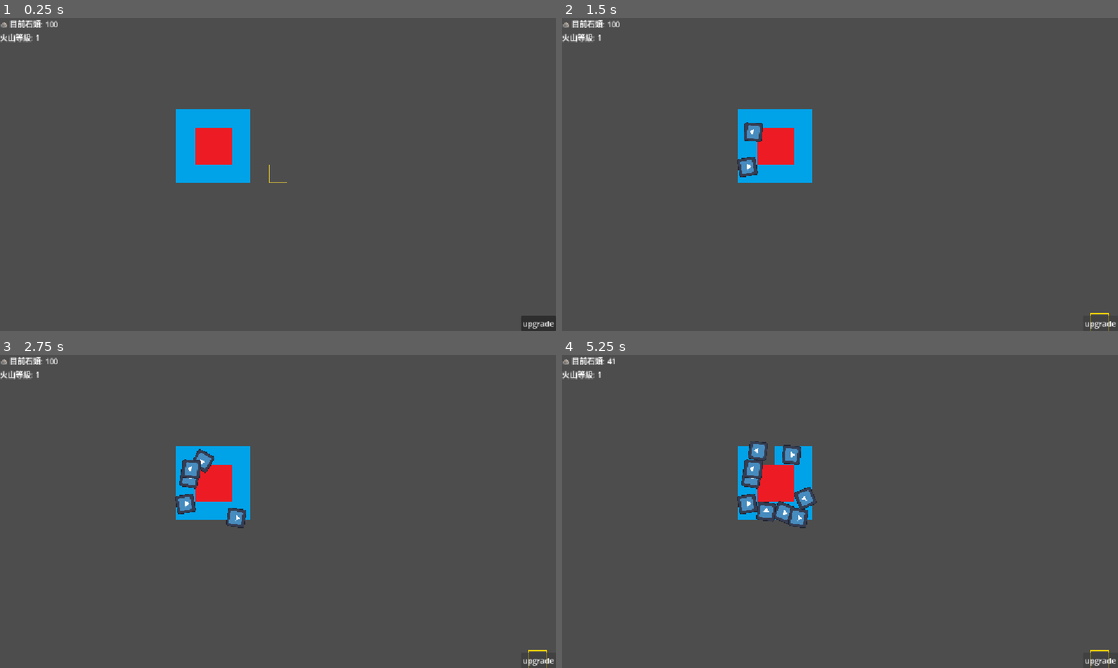
Above: before the commit, frames 1-4 (two rows, left to right).
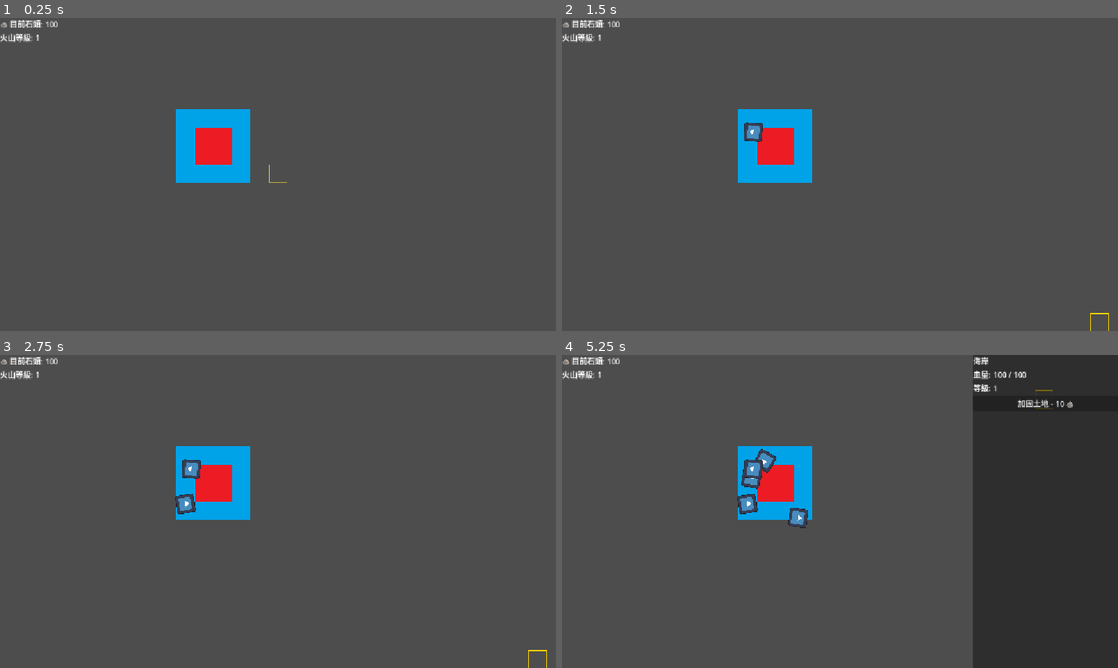
Above: after the commit, the same moments.

Repository: LeoTengAMao/GameJam2026
Game: Godot game, scene res://Tscn/MapManager.tscn
Two runs of this game, one before a commit and one after it. Both use one fixed random seed, a clock stepped at 60 frames per second and the inputs below. The engine's default icon, where the game draws it, is replaced by a stand-in: a white triangle on a blue panel in a dark square.
Inputs (mouse positions are in pixels of both pictures, inside the frame that each line leads up to):
- Up to frame 1 (0.25 s): no input
- Up to frame 2 (1.5 s): click (1101, 324) at 0.5 s, where only the run before the commit has a clickable "upgrade"; click (1101, 324) at 1.25 s, where only the run before the commit has a clickable "upgrade"
- Up to frame 3 (2.75 s): click (539, 661) at 2 s, where only the run before the commit has a clickable "upgrade"
- Up to frame 4 (5.25 s): move the mouse to (762, 461) at 2.77 s; click (762, 461) at 2.92 s; click "upgrade" (after the commit: "加固土地 - 10 🪨") at 3.5 s; click "upgrade" (after the commit: "加固土地 - 10 🪨") at 4.25 s; click "upgrade" (after the commit: "加固土地 - 10 🪨") at 5 s

The runs differ from the first frame. In frame 1, 0.3% of the frame differs, in the area x 93-100%, y 95-100%; in frame 2, 0.3%; in frame 3, 0.5%; in frame 4, 27%, in the area x 8-100%, y 0-100%.

Commit message:
Sidebar 更新
Sidebar 的按鈕目前沒有效果

Diff:
--- a/Script/EventManager.gd
+++ b/Script/EventManager.gd
@@ -12,8 +12,8 @@
 # 新增：當石頭數量改變時，用來通知 UI 更新畫面的訊號
 signal stone_count_changed(new_amount: int)
 
-# 新增：當玩家按下升級按鈕時發射 (參數：升級的類型，例如 "volcano")
-signal upgrade_requested(type: String)
+# 原本只有 type，現在加上 upgrade_id 告訴系統具體買了哪一招
+signal upgrade_requested(target_type: String, upgrade_id: String)
 
 # 新增：當升級成功後，通知大家目前的等級與數值
 signal volcano_upgraded(level: int, current_hp: int, max_hp: int)
@@ -31,3 +31,5 @@
 signal command_destroy_land(pos: Vector2i)
 
 signal on_cell_selected(data: Dictionary)
+
+signal close_ui_requested
--- a/Script/GenerateRock/GenerateArea.gd
+++ b/Script/GenerateRock/GenerateArea.gd
@@ -1,5 +1,5 @@
 # GenerateArea.gd
-@tool
+
 extends Node2D
 class_name GenerateArea
 
--- a/Script/MapManager.gd
+++ b/Script/MapManager.gd
@@ -32,8 +32,11 @@
 # 🌟 新增：抓住選取框層
 @onready var selection_tilemap: TileMapLayer = $SelectionLayer
 
-# 🌟 新增：記錄上一次滑鼠指著的網格，優化效能
+#
 var last_hovered_pos: Vector2i = Vector2i(-10000, -10000)
+
+# 🌟 補上這行：記錄玩家現在「點選」了哪一個網格 (給升級系統用的)
+var current_selected_pos: Vector2i = Vector2i(-10000, -10000)
 
 # === 動態侵蝕系統參數 ===
 var erosion_timer: Timer
@@ -81,24 +84,30 @@
 
 func _ready():
 
+	EventManager.upgrade_requested.connect(_on_upgrade_requested)
 	var volcano_core = CellData.new(CellType.VOLCANO, 1000)
 
+	# === 🌟 1. 上帝視角：直接生成初始地形 (免扣錢、免檢查) ===
 	for x in range(-1, 3):
 		for y in range(-1, 3):
 			var pos = Vector2i(x, y)
 
-			# 判斷是否為正中間的 2x2 火山區：(0,0), (0,1), (1,0), (1,1)
 			if x >= 0 and x <= 1 and y >= 0 and y <= 1:
-				# 🌟 2. 創建這格專屬的資料，但把它的 core_data 指向我們剛剛建好的大腦
-				var grid_cell = CellData.new(CellType.VOLCANO, 0) # 這裡本身的血量設為 0 不重要
-				grid_cell.core_data = volcano_core # 建立連結！
+				# 放核心火山區
+				var grid_cell = CellData.new(CellType.VOLCANO, 0)
+				grid_cell.core_data = volcano_core
 				grid_data[pos] = grid_cell
 			else:
-				build_land(pos)
-
-		# 計算並更新海岸線狀態與視覺
+				# 🌟 直接寫入字典，不要呼叫 build_land！
+				# 這樣就不會被接壤規則卡住，也不會扣玩家的石頭
+				grid_data[pos] = CellData.new(CellType.LAND, 100)
+				EventManager.simple_map_data[pos] = "LAND"
+				EventManager.on_create_land.emit(Vector2(pos * 128) + Vector2(128/2, 128/2))
+
+	# === 🌟 2. 全部放好後，一口氣更新海岸線與圖片 ===
 	update_all_coasts()
 	print("4x4 初始地圖與火山生成完畢！")
+
 	selection_tilemap.clear()
 	# ... [你原本的 4x4 與火山生成邏輯] ...
 
@@ -112,32 +121,42 @@
 
 	add_child(erosion_timer) # 把計時器加入場景樹中
 	print("🌊 海洋侵蝕機制已啟動！")
-	# 🔌 監聽升級請求
-	EventManager.upgrade_requested.connect(_on_upgrade_requested)
+
 	# 🔌 監聽外部傳來的「破壞指令」，並綁定到 MapManager 自己的函式
 	EventManager.command_damage_land.connect(damage_land)
 	# 如果你有寫 _destroy_land，也可以這樣接：
 	EventManager.command_destroy_land.connect(_destroy_land)
 
-func _on_upgrade_requested(type: String):
-	if type == "volcano":
-		var volcano_core = grid_data[Vector2i(0,0)].core_data
-
-		# 計算升級費用 (例如：等級 * 50)
-		var cost = volcano_core.level * 50
-
-		# 向銀行申請扣款
+var land_build_cost: int = 5 # MapManager 只需記錄「造陸的標價」
+
+# MapManager.gd 現在的 _on_upgrade_requested 變得超級乾淨
+func _on_upgrade_requested(target_type: String, upgrade_id: String):
+	if current_selected_pos == Vector2i(-10000, -10000): return
+
+	# 火山的升級已經交給 SkillManager 處理了，這裡只管土地！
+	if target_type == "land":
+		var cost = 10
 		if ResourceManager.spend_stones(cost):
-			# 執行升級效果
-			volcano_core.level += 1
-			volcano_core.max_hp += 500  # 每次升級加 500 血量上限
-			volcano_core.current_hp = volcano_core.max_hp # 升級後自動補滿血
-
-			# 廣播升級成功的訊息 (給 UI 更新等級顯示)
-			EventManager.volcano_upgraded.emit(volcano_core.level, volcano_core.current_hp, volcano_core.max_hp)
-			print("🔥 火山升級至等級 %d！上限提升至 %d" % [volcano_core.level, volcano_core.max_hp])
-
-var land_build_cost: int = 5 # MapManager 只需記錄「造陸的標價」
+			var data = grid_data[current_selected_pos]
+			data.max_hp += 100
+			data.current_hp = data.max_hp
+			print("🏝️ 土地已加固！新血量: ", data.max_hp)
+			_refresh_side_panel()
+
+# 🌟 補上這個函式：升級完畢後，呼叫這個讓側邊欄的數字立刻跳動更新
+func _refresh_side_panel():
+	if current_selected_pos == Vector2i(-10000, -10000) or not grid_data.has(current_selected_pos):
+		return
+
+	var data = grid_data[current_selected_pos]
+	var target = data.core_data if data.core_data else data
+	var info = {
+		"type": data.type,
+		"hp": target.current_hp,
+		"max_hp": target.max_hp,
+		"level": target.level if "level" in target else 1
+	}
+	EventManager.on_cell_selected.emit(info)
 
 # 乾淨俐落的造陸函式
 func build_land(pos: Vector2i, starting_hp: int = 100) -> bool:
@@ -146,11 +165,17 @@
 		print("這裡已經有土地了！")
 		return false
 
-	# 2. 🌟 向資源銀行申請扣款
+	# 2. 土地相連
+	if not _is_adjacent_to_land(pos):
+		print("❌ 必須蓋在現有土地或海岸的旁邊！")
+		return false
+
+	# 3. 向資源銀行申請扣款
 	if not ResourceManager.spend_stones(land_build_cost):
 		return false # 銀行回傳 false (錢不夠)，造陸直接失敗終止
 
-	# 3. 扣款成功，執行造陸邏輯
+
+	# 4. 扣款成功，執行造陸邏輯
 	grid_data[pos] = CellData.new(CellType.LAND, starting_hp)
 	EventManager.simple_map_data[pos] = "LAND"
 	update_all_coasts()
@@ -271,25 +296,45 @@
 			tilemap.set_cell(pos, 1, Vector2i(1, 0)) # 藍色海岸
 
 
-# 處理玩家的輸入事件
-func _unhandled_input(event: InputEvent) -> void:
-	if event is InputEventMouseButton and event.button_index == MOUSE_BUTTON_LEFT and event.pressed:
-		var mouse_global_pos = get_global_mouse_position()
-		var grid_pos = tilemap.local_to_map(mouse_global_pos)
-
-		# 如果點擊的地方已經有土地或火山，就當作是在「攻擊它」
-		if grid_data.has(grid_pos):
-			damage_land(grid_pos, 100) # 每次點擊扣 100 滴血
-
-		# 如果點擊的是海洋，且可以造陸，就造陸
-		elif _is_adjacent_to_land(grid_pos):
-			var success = build_land(grid_pos)
-			if success:
-				print("成功在網格 ", grid_pos, " 填海造陸！")
-		else:
-			print("只能在現有的土地邊緣進行擴張！")
-
-# 輔助函式：檢查某個座標旁邊是否有我們現有的土地
+func _unhandled_input(event):
+	# 確保是滑鼠點擊事件，且是「按下」的瞬間
+	if event is InputEventMouseButton and event.pressed:
+
+		var grid_pos = tilemap.local_to_map(get_global_mouse_position())
+
+		# === 🟢 情況 A：玩家按下【左鍵】(互動 / 造陸) ===
+		if event.button_index == MOUSE_BUTTON_LEFT:
+			if grid_data.has(grid_pos):
+
+				# 🌟🌟🌟 補上這行：記住玩家選了哪裡！ 🌟🌟🌟
+				current_selected_pos = grid_pos
+
+				# 1. 點到了已有的土地或火山 -> 開啟/更新右側升級面板
+				var data = grid_data[grid_pos]
+				var target = data.core_data if data.core_data else data
+
+				var info = {
+					"type": data.type,
+					"hp": target.current_hp,
+					"max_hp": target.max_hp,
+					"level": target.level if "level" in target else 1
+				}
+				EventManager.on_cell_selected.emit(info)
+
+			else:
+				# 2. 點到了海洋 -> 執行造陸邏輯！
+				build_land(grid_pos)
+
+
+		# === 🔴 情況 B：玩家按下【右鍵】(取消 / 關閉面板) ===
+		elif event.button_index == MOUSE_BUTTON_RIGHT:
+
+			# 🌟🌟🌟 補上這行：關閉面板時清空記憶！ 🌟🌟🌟
+			current_selected_pos = Vector2i(-10000, -10000)
+
+			# 廣播：請把 UI 關掉！
+			EventManager.close_ui_requested.emit()
+
 func _is_adjacent_to_land(pos: Vector2i) -> bool:
 	for dir in NEIGHBORS:
 		var neighbor_pos = pos + dir
--- /dev/null
+++ b/Script/SkillManager.gd
@@ -0,0 +1,69 @@
+extends Node
+class_name SkillManager
+
+# 抓住爸爸 (MapManager) 以便讀取地圖資料
+@onready var map: MapManager = get_parent()
+
+
+func _ready():
+	# 由 SkillManager 來監聽升級訊號，分擔 MapManager 的工作
+	EventManager.upgrade_requested.connect(_on_upgrade_requested)
+
+func _on_upgrade_requested(target_type: String, upgrade_id: String):
+	if map.current_selected_pos == Vector2i(-10000, -10000): return
+
+	if target_type == "volcano":
+		var volcano_core = map.grid_data[Vector2i(0,0)].core_data
+
+		# === 🌋 處理火山的各種技能 ===
+		if upgrade_id == "heal_all" and ResourceManager.spend_stones(100):
+			_skill_heal_all_land()
+
+		elif upgrade_id == "random_land" and ResourceManager.spend_stones(150):
+			_skill_random_build_land()
+
+		elif upgrade_id == "defense_up" and ResourceManager.spend_stones(200):
+			_skill_global_defense_up()
+
+		elif upgrade_id == "prod_speed" and ResourceManager.spend_stones(50):
+			volcano_core.level += 1
+			print("🌋 產石等級提升至 ", volcano_core.level)
+
+		# 呼叫爸爸的函式更新 UI
+		map._refresh_side_panel()
+
+# --- 🌟 神級技能實作區 ---
+
+func _skill_heal_all_land():
+	print("✨ 施放：大地治癒！所有土地恢復滿血！")
+	for pos in map.grid_data.keys():
+		var cell = map.grid_data[pos]
+		if cell.type == map.CellType.LAND or cell.type == map.CellType.COAST:
+			cell.current_hp = cell.max_hp
+
+func _skill_global_defense_up():
+	print("🛡️ 施放：堅固岩層！所有土地最大血量 +50！")
+	for pos in map.grid_data.keys():
+		var cell = map.grid_data[pos]
+		if cell.type == map.CellType.LAND or cell.type == map.CellType.COAST:
+			cell.max_hp += 50
+			cell.current_hp += 50
+
+func _skill_random_build_land():
+	print("🎲 施放：板塊構造！尋找適合的海洋造陸...")
+	var possible_seas = []
+	for pos in map.grid_data.keys():
+		for dir in map.NEIGHBORS:
+			var target_pos = pos + dir
+			if not map.grid_data.has(target_pos):
+				possible_seas.append(target_pos)
+
+	if possible_seas.size() > 0:
+		var lucky_pos = possible_seas.pick_random()
+		map.grid_data[lucky_pos] = map.CellData.new(map.CellType.LAND, 100)
+		EventManager.simple_map_data[lucky_pos] = "LAND"
+		map.update_all_coasts()
+		EventManager.on_create_land.emit(Vector2(lucky_pos * 128) + Vector2(128/2, 128/2))
+		print("✅ 成功在座標 ", lucky_pos, " 隨機生成了一塊土地！")
+	else:
+		print("⚠️ 沒有空間可以造陸了！")
--- a/Script/UIManager.gd
+++ b/Script/UIManager.gd
@@ -1,81 +1,170 @@
 extends CanvasLayer
 
-# 靜態介面 (HUD)
+# ==========================================
+# 1. 節點綁定區 (所有 @onready 必須放在最上方)
+# ==========================================
+# [靜態介面 (HUD)]
 @onready var stone_label: Label = $HUD/PanelContainer/VBoxContainer/StoneLabel
 @onready var volcano_level_label: Label = $HUD/PanelContainer/VBoxContainer/VolcanoLevelLabel
-@onready var upgrade_button: Button = $HUD/PanelContainer/HBoxContainer/UpgradeButton
 
-# 動態提示 (Tooltip)
+# [動態提示 (Tooltip)]
 @onready var tooltip: Control = $Tooltip
 @onready var hp_label: Label = $Tooltip/HPLabel
 
-# 動態提示 (Sidebar)
+# [側邊面板 (SidePanel)]
 @onready var side_panel: PanelContainer = $SidePanel
 @onready var sidebar_hp_label: Label = $SidePanel/VBoxContainer/SidebarHPLabel
 @onready var level_label: Label = $SidePanel/VBoxContainer/VolcanoLevelLabel
+@onready var name_label: Label = $SidePanel/VBoxContainer/LandNameLabel
+@onready var upgrade_list: VBoxContainer = $SidePanel/VBoxContainer/UpgradeList
 
+# ==========================================
+# 2. 狀態變數與常數
+# ==========================================
 var panel_open: bool = false
-var current_target_pos: Vector2i # 紀錄目前選中的是哪一格
-
 var is_showing_tooltip: bool = false
 
+# 🔧 修正：記錄面板寬度，用於動畫計算
+const PANEL_WIDTH: float = 300.0
+
+# 火山科技樹
+const VOLCANO_UPGRADES = [
+	{"id": "heal_all", "name": "大地治癒 (全體回血)", "base_cost": 100},
+	{"id": "random_land", "name": "板塊構造 (隨機造陸)", "base_cost": 150},
+	{"id": "defense_up", "name": "堅固岩層 (全體血量+)", "base_cost": 200},
+	{"id": "prod_speed", "name": "加速產石 (等級提升)", "base_cost": 50}
+]
+
+# ==========================================
+# 3. 初始化 (_ready)
+# ==========================================
 func _ready() -> void:
+	# 強制讓側邊欄本身「吃掉」所有滑鼠事件，絕對不傳給地圖
+	side_panel.mouse_filter = Control.MOUSE_FILTER_IGNORE
+	upgrade_list.mouse_filter = Control.MOUSE_FILTER_IGNORE
+	$HUD.mouse_filter = Control.MOUSE_FILTER_IGNORE
+	tooltip.mouse_filter = Control.MOUSE_FILTER_IGNORE
+	hp_label.mouse_filter = Control.MOUSE_FILTER_IGNORE
+
+	# 確認 upgrade_list 裡面的東西沒被擋
+	print("Tooltip mouse_filter: ", tooltip.mouse_filter)
+
+	# 綁定廣播訊號
 	EventManager.on_cell_hovered.connect(_on_hover)
 	EventManager.stone_count_changed.connect(_on_stone_count_changed)
 	EventManager.volcano_upgraded.connect(_on_volcano_upgraded)
+	EventManager.on_cell_selected.connect(_on_cell_selected)
+	EventManager.close_ui_requested.connect(close_panel)
 
-	# 按鈕連線
-	upgrade_button.pressed.connect(func(): EventManager.upgrade_requested.emit("volcano"))
-
+	# 初始狀態設定
 	tooltip.hide()
 	volcano_level_label.text = "火山等級: 1"
 
-	# 預設把面板藏到螢幕右邊外面
-	side_panel.position.x = get_viewport().get_visible_rect().size.x
-	# 監聽地圖點擊訊號 (等一下要在 EventManager 補上)
-	EventManager.on_cell_selected.connect(_on_cell_selected)
+	# 🔧 修正：面板初始位置躲在螢幕右側外面
+	# AnchorRight=1 時，offset_left 和 offset_right 是相對螢幕右邊的偏移
+	# 讓面板完全躲到右側外：left=0, right=PANEL_WIDTH（兩者都在螢幕右邊緣之外）
+	side_panel.offset_left = 0
+	side_panel.offset_right = PANEL_WIDTH
 
-# --- HUD 靜態介面更新邏輯 ---
+func _process(_delta: float) -> void:
+	# 讓 Tooltip 跟著滑鼠跑
+	if is_showing_tooltip:
+		tooltip.global_position = get_viewport().get_mouse_position() + Vector2(15, 15)
 
+# ==========================================
+# 4. HUD 靜態介面更新邏輯
+# ==========================================
 func _on_stone_count_changed(new_amount: int):
 	stone_label.text = "🪨 目前石頭: %d" % new_amount
 
+	# 即時檢查側邊欄的按鈕，錢夠了就自動亮起來
+	for btn in upgrade_list.get_children():
+		if btn.has_meta("cost"):
+			btn.disabled = new_amount < btn.get_meta("cost")
+
 func _on_volcano_upgraded(level: int, _cur_hp: int, _max_hp: int):
 	volcano_level_label.text = "火山等級: %d" % level
-	upgrade_button.text = "升級火山 (%d 顆石頭)" % (level * 50)
 
-# --- Tooltip 動態提示更新邏輯 ---
-
+# ==========================================
+# 5. Tooltip 動態提示更新邏輯
+# ==========================================
 func _on_hover(is_hovering: bool, type_name: String, current_hp: int, max_hp: int) -> void:
 	is_showing_tooltip = is_hovering
 
 	if is_hovering:
 		hp_label.text = "[%s]\n血量: %d / %d" % [type_name, current_hp, max_hp]
-		tooltip.show() # 顯示整個 Tooltip 群組
+		tooltip.show()
 	else:
 		tooltip.hide()
 
-func _process(_delta: float) -> void:
-	# 只要讓 Tooltip 這個節點跟著滑鼠跑，HUD 完全不受影響
-	if is_showing_tooltip:
-		tooltip.global_position = get_viewport().get_mouse_position() + Vector2(15, 15)
+# ==========================================
+# 6. SidePanel 側邊選單邏輯
+# ==========================================
+func _on_cell_selected(data: Dictionary):
+	print("✅ _on_cell_selected 被呼叫了！type=", data.type)
 
+	for node in get_children():
+		if node is Control:
+			print("節點: ", node.name, " | mouse_filter: ", node.mouse_filter, " | visible: ", node.visible)
+	# 1. 更新文字內容
+	match data.type:
+		1: name_label.text = "陸地"
+		2: name_label.text = "海岸"
+		3: name_label.text = "火山"
+		_: name_label.text = "錯誤"
 
-func _on_cell_selected(data: Dictionary):
-	# 更新 UI 內容
-	hp_label.text = "血量: %d / %d" % [data.hp, data.max_hp]
+	sidebar_hp_label.text = "血量: %d / %d" % [data.hp, data.max_hp]
 	level_label.text = "等級: %d" % data.level
 
-	# 執行滑出動畫
-	var screen_width = get_viewport().get_visible_rect().size.x
-	var tween = create_tween()
-	# 滑到螢幕內 (螢幕寬度 - 面板寬度)
-	tween.tween_property(side_panel, "position:x", screen_width - side_panel.size.x, 0.3).set_trans(Tween.TRANS_QUINT).set_ease(Tween.EASE_OUT)
-	panel_open = true
+	# 🔧 修正：用 free() 立刻刪除，避免 queue_free() 延遲導致新舊按鈕重疊
+	for child in upgrade_list.get_children():
+		upgrade_list.remove_child(child)
+		child.free()
 
-# 點擊空白處或海洋時可以縮回面板
+	# 3. 動態生成新按鈕
+	if name_label.text == "火山":
+		for upg in VOLCANO_UPGRADES:
+			var current_cost = upg.base_cost
+			_create_upgrade_button("%s - %d 🪨" % [upg.name, current_cost], "volcano", upg.id, current_cost)
+	elif name_label.text in ["陸地", "海岸"]:
+		_create_upgrade_button("加固土地 - 10 🪨", "land", "fortify", 10)
+
+	# 4. 執行滑出動畫（從右側外面滑進來）
+	# 🔧 修正：面板收起時 left=0, right=PANEL_WIDTH（在螢幕右邊外）
+	#         面板展開時 left=-PANEL_WIDTH, right=0（貼齊螢幕右邊）
+	if not panel_open:
+		var tween = create_tween().set_parallel(true)
+		tween.tween_property(side_panel, "offset_left", -PANEL_WIDTH, 0.3).set_trans(Tween.TRANS_QUINT).set_ease(Tween.EASE_OUT)
+		tween.tween_property(side_panel, "offset_right", 0.0, 0.3).set_trans(Tween.TRANS_QUINT).set_ease(Tween.EASE_OUT)
+		panel_open = true
+	# 如果面板已開，只更新內容，不重跑動畫
+
+# 輔助函式：建立按鈕並綁定 Metadata
+# 🔧 修正：用區域變數明確捕獲 target 和 upg_id，避免 lambda 閉包抓到錯誤值
+func _create_upgrade_button(btn_text: String, target: String, upg_id: String, cost: int):
+	var btn = Button.new()
+	btn.text = btn_text
+	btn.set_meta("cost", cost)
+
+	var captured_target = target
+	var captured_id = upg_id
+	btn.pressed.connect(func():
+		print("🔘 pressed 訊號！", captured_target, captured_id)
+		EventManager.upgrade_requested.emit(captured_target, captured_id)
+	)
+
+	# 🔍 加這個，直接監聽原始輸入事件
+	btn.gui_input.connect(func(event):
+		print("🖱️ 按鈕收到 gui_input: ", event)
+	)
+
+	btn.disabled = ResourceManager.current_stones < cost
+	upgrade_list.add_child(btn)
 func close_panel():
-	var screen_width = get_viewport().get_visible_rect().size.x
-	var tween = create_tween()
-	tween.tween_property(side_panel, "position:x", screen_width, 0.3).set_trans(Tween.TRANS_QUINT).set_ease(Tween.EASE_IN)
+	if not panel_open: return
+
+	# 🔧 修正：縮回螢幕右側外面（left=0, right=PANEL_WIDTH）
+	var tween = create_tween().set_parallel(true)
+	tween.tween_property(side_panel, "offset_left", 0.0, 0.3).set_trans(Tween.TRANS_QUINT).set_ease(Tween.EASE_IN)
+	tween.tween_property(side_panel, "offset_right", PANEL_WIDTH, 0.3).set_trans(Tween.TRANS_QUINT).set_ease(Tween.EASE_IN)
 	panel_open = false
--- a/Tscn/MapManager.tscn
+++ b/Tscn/MapManager.tscn
@@ -8,6 +8,7 @@
 [ext_resource type="PackedScene" path="res://Tscn/timer.tscn" id="6_105op"]
 [ext_resource type="Script" uid="uid://c7c3fkxjo7w6u" path="res://Script/GenerateRock/GenerateAreaPool.gd" id="7_huse1"]
 [ext_resource type="PackedScene" uid="uid://buis80p43kt25" path="res://Tscn/generate_area.tscn" id="8_nvhh3"]
+[ext_resource type="Script" uid="uid://b2tha7dub5ovs" path="res://Script/SkillManager.gd" id="9_105op"]
 
 [sub_resource type="TileSetAtlasSource" id="TileSetAtlasSource_ba2e8"]
 texture = ExtResource("2_7e4a0")
@@ -207,10 +208,13 @@
 
 [node name="CooldownRockGenerator" parent="." unique_id=992922893 node_paths=PackedStringArray("rock_pool") instance=ExtResource("6_105op")]
 position = Vector2(-2015, -1350)
-spawn_interval = 0.5
+spawn_interval = 1.0
 rock_pool = NodePath("../RockPool")
 
 [node name="AreaPool" type="Node2D" parent="." unique_id=728407797]
 position = Vector2(-2147, -1304)
 script = ExtResource("7_huse1")
 area_scene = ExtResource("8_nvhh3")
+
+[node name="SkillManager" type="Node2D" parent="." unique_id=612887923]
+script = ExtResource("9_105op")
--- a/Tscn/UIManager.tscn
+++ b/Tscn/UIManager.tscn
@@ -16,8 +16,13 @@
 grow_horizontal = 0
 grow_vertical = 2
 size_flags_horizontal = 8
+mouse_filter = 2
 
 [node name="VBoxContainer" type="VBoxContainer" parent="SidePanel" unique_id=731220807]
+layout_mode = 2
+mouse_filter = 2
+
+[node name="LandNameLabel" type="Label" parent="SidePanel/VBoxContainer" unique_id=27459951]
 layout_mode = 2
 
 [node name="SidebarHPLabel" type="Label" parent="SidePanel/VBoxContainer" unique_id=179259485]
@@ -26,8 +31,13 @@
 [node name="VolcanoLevelLabel" type="Label" parent="SidePanel/VBoxContainer" unique_id=458491824]
 layout_mode = 2
 
+[node name="UpgradeList" type="VBoxContainer" parent="SidePanel/VBoxContainer" unique_id=717610151]
+layout_mode = 2
+mouse_filter = 0
+
 [node name="HUD" type="Control" parent="." unique_id=1298107530]
 layout_mode = 3
+anchors_preset = 15
 anchor_right = 1.0
 anchor_bottom = 1.0
 offset_right = -982.0
@@ -58,16 +68,6 @@
 layout_mode = 2
 text = "Voca Label"
 
-[node name="HBoxContainer" type="HBoxContainer" parent="HUD/PanelContainer" unique_id=877769230]
-layout_mode = 2
-mouse_filter = 2
-
-[node name="UpgradeButton" type="Button" parent="HUD/PanelContainer/HBoxContainer" unique_id=48991563]
-layout_mode = 2
-size_flags_horizontal = 10
-size_flags_vertical = 8
-text = "upgrade"
-
 [node name="Tooltip" type="Control" parent="." unique_id=1142001087]
 layout_mode = 3
 anchors_preset = 0
Not shown, added: Script/SkillManager.gd.uid
